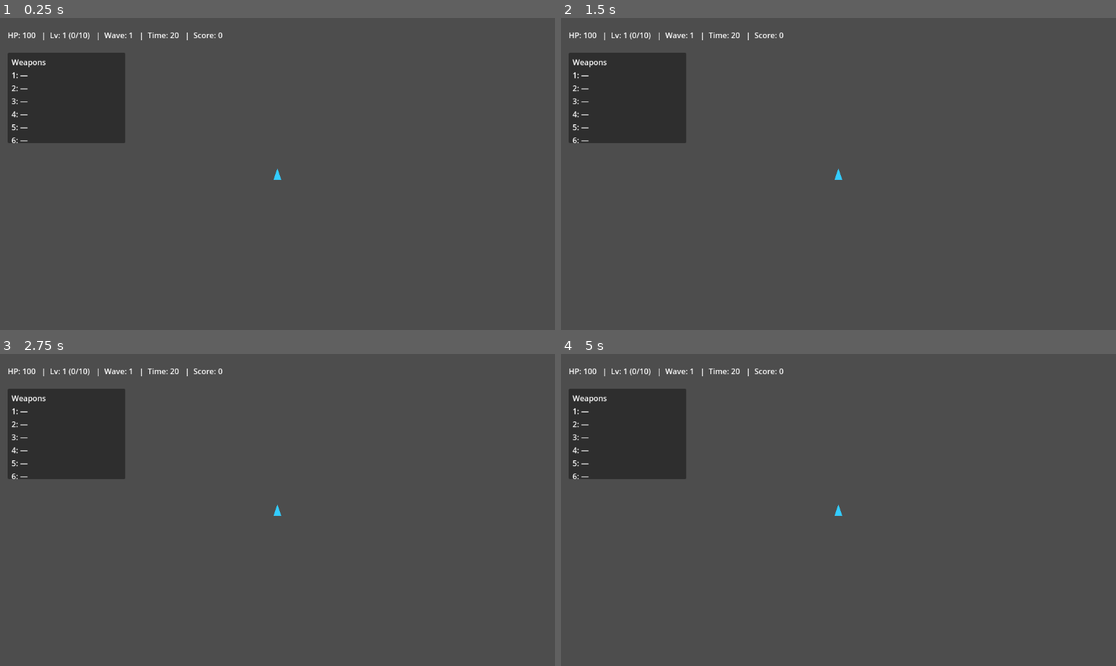
Above: before the commit, frames 1-4 (two rows, left to right).
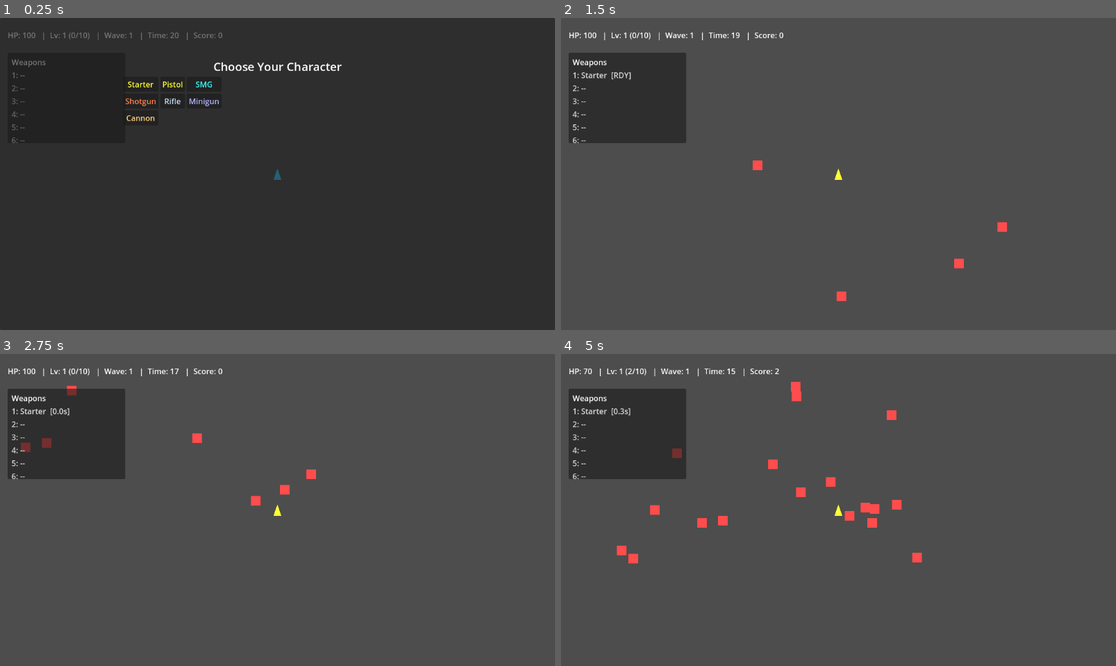
Above: after the commit, the same moments.

Repository: Deitox/Dexcoto
Game: Godot game, scene res://scenes/Main.tscn
The game is run twice, just before and just after one commit, with the same random seed, the same clock (stepped at 60 frames per second) and the same inputs.
Inputs (mouse positions are in pixels of both pictures, inside the frame that each line leads up to):
- Up to frame 1 (0.25 s): no input
- Up to frame 2 (1.5 s): click (699, 83) at 0.5 s, where only the run after the commit has a clickable "Starter"; tap Enter at 1.25 s; hold Right (ui_right) from 1.28 s (still down)
- Up to frame 3 (2.75 s): release Right (ui_right) at 2.03 s; hold Down (ui_down) from 2.03 s (still down)
- Up to frame 4 (5 s): release Down (ui_down) at 2.78 s; hold Right (ui_right) 2.78-3.53 s; hold Up (ui_up) 3.53-4.28 s; hold Left (ui_left) from 4.28 s (still down)

The runs differ from the first frame. In frame 1, 94% of the frame differs, in the area x 0-100%, y 0-100%; in frame 2, 0.4%; in frame 3, 0.6%; in frame 4, 1.5%.
Error before the commit: Parse Error: Used space character for indentation instead of tab as used before in the file. (res://scripts/main.gd:131)

Commit message:
fix: use tabs for indentation in _random_spawn_position to satisfy Godot

Diff:
--- a/scripts/main.gd
+++ b/scripts/main.gd
@@ -129,18 +129,18 @@
 		spawn_timer.wait_time = max(0.25, spawn_timer.wait_time * 0.95)
 
 func _random_spawn_position() -> Vector2:
-    if arena_bounds and arena_bounds.has_method("get_arena_rect"):
-        var r: Rect2 = arena_bounds.call("get_arena_rect")
-        # keep a small margin so spawns are fully inside the walls
-        var m: float = 24.0
-        var x := randf_range(r.position.x + m, r.position.x + r.size.x - m)
-        var y := randf_range(r.position.y + m, r.position.y + r.size.y - m)
-        return Vector2(x, y)
-    # fallback to viewport center area if bounds missing
-    var rect := get_viewport().get_visible_rect()
-    var x2 := randf_range(rect.position.x + 16.0, rect.position.x + rect.size.x - 16.0)
-    var y2 := randf_range(rect.position.y + 16.0, rect.position.y + rect.size.y - 16.0)
-    return Vector2(x2, y2)
+	if arena_bounds and arena_bounds.has_method("get_arena_rect"):
+		var r: Rect2 = arena_bounds.call("get_arena_rect")
+		# keep a small margin so spawns are fully inside the walls
+		var m: float = 24.0
+		var x := randf_range(r.position.x + m, r.position.x + r.size.x - m)
+		var y := randf_range(r.position.y + m, r.position.y + r.size.y - m)
+		return Vector2(x, y)
+	# fallback to viewport center area if bounds missing
+	var rect := get_viewport().get_visible_rect()
+	var x2 := randf_range(rect.position.x + 16.0, rect.position.x + rect.size.x - 16.0)
+	var y2 := randf_range(rect.position.y + 16.0, rect.position.y + rect.size.y - 16.0)
+	return Vector2(x2, y2)
 
 func _on_player_died() -> void:
 	is_game_over = true
